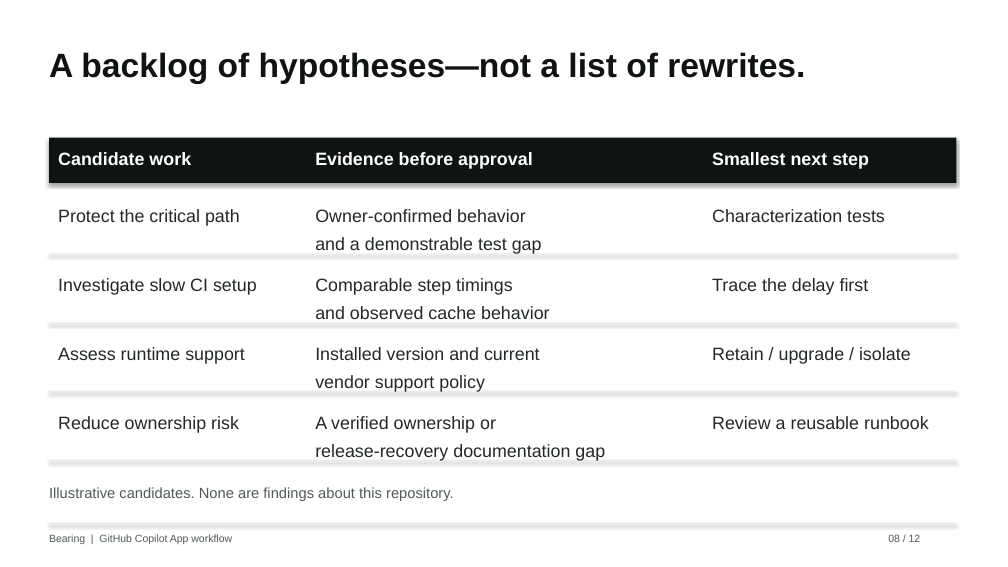
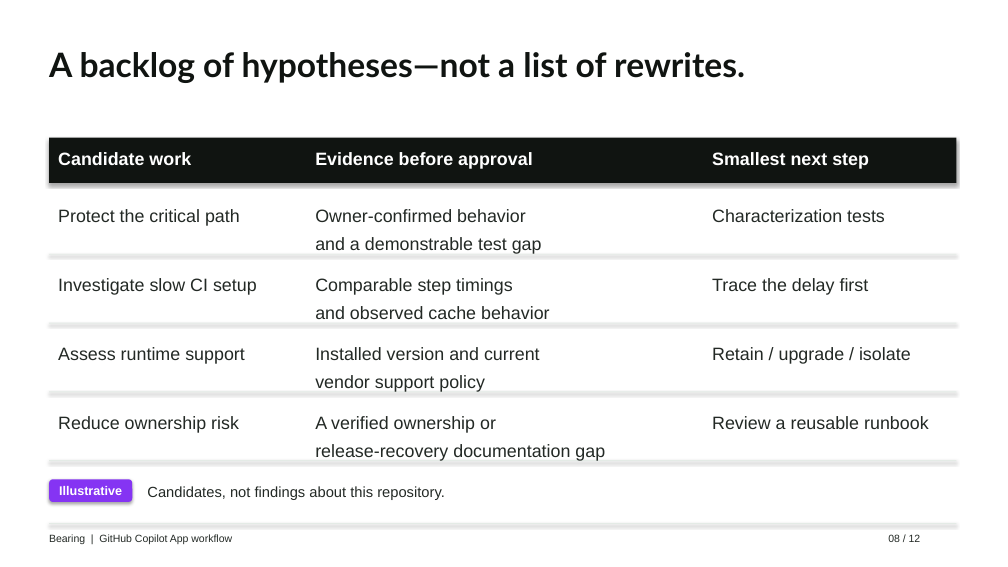
Before and after one commit to eltyagi/bearingV2, a slide deck: slide 8 of submission/modernization-assessment.pptx. Drawn at 1008x567 pixels with LibreOffice and Linux fonts; fonts in the diff are those of the drawing. Boxes give left, top, right and bottom in pixels: in the first picture for what was removed or moved away, otherwise in the second. Text is boxed around its words. In the diff, an @@ line names an element or a change of style, - is before the commit and + after.

```diff
--- a/submission/modernization-assessment.pptx
+++ b/submission/modernization-assessment.pptx
@@ text "A backlog of hypotheses—not a ..." at bbox=[49, 52, 745, 83]: font Arial to Lato @@
@@ rounded rectangle added at bbox=[49, 479, 132, 502], fill #8534F3, 12 pt, text #FFFFFF, bold @@
+Illustrative
@@ text at bbox=[147, 486, 445, 500]: text changed; text colour #505B53 to #232925 @@
-Illustrative candidates. None are findings about this repository.
+Candidates, not findings about this repository.
@@ text "Bearing | GitHub Copilot App ..." at bbox=[49, 534, 232, 544]: text colour #505B53 to #232925 @@
@@ text "08 / 12" at bbox=[888, 534, 921, 542]: text colour #505B53 to #232925 @@
```
Also in this commit, not shown: 11 other slides changed, 1 other file.
